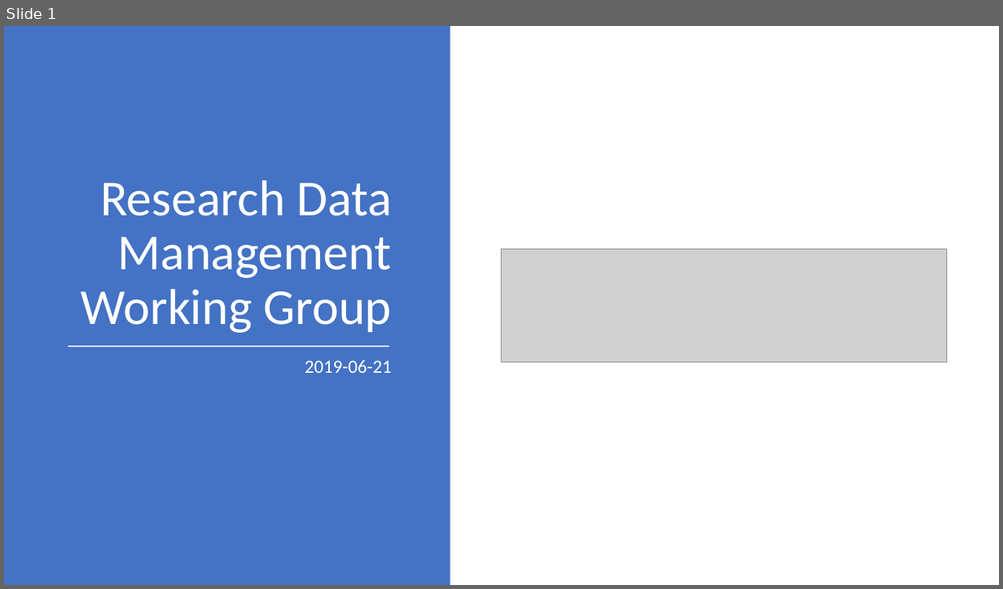
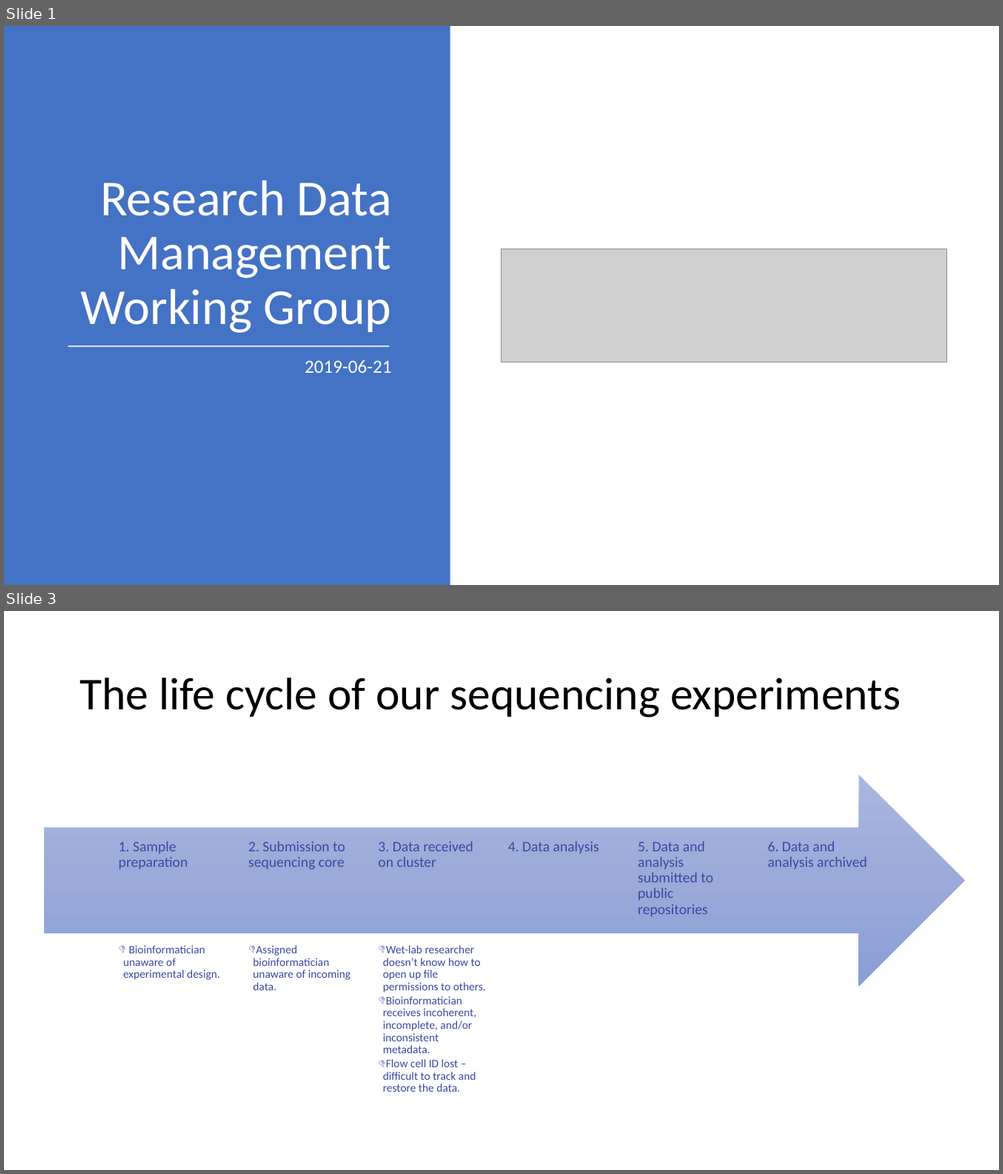
Before and after one commit to de-carvalho-lab/2019_06_Bell_RDMWorkingGroup, a slide deck: docs/Presentation_template.pptx. Shown one above the other, each under a label of ours: slide 1 before the commit, slides 1 and 3 after it; the slides between them are not shown. The pictures are 1003x589 and 1003x1174 pixels, drawn with LibreOffice and Linux fonts; fonts in the diff are those of the drawing; grey boxes stand for pictures. Boxes give left, top, right and bottom in pixels: in the first picture for what was removed or moved away, otherwise in the second. Text is boxed around its words. In the diff, an @@ line names an element or a change of style, - is before the commit and + after.

```diff
--- a/docs/Presentation_template.pptx
+++ b/docs/Presentation_template.pptx
@@ slide 3 added at [4,611,999,1170], background #FFFFFF @@
@@ title added at [79,678,900,718], 44 pt, text #000000 @@
+The life cycle of our sequencing experiments
@@ group added at [44,775,965,1092]: 9 texts, 1 right arrow @@
+6. Data and analysis archived
+5. Data and analysis submitted to public repositories
+4. Data analysis
+  👎 Wet-lab researcher doesn’t know how to open up file permissions to others.
+  👎 Bioinformatician receives incoherent, incomplete, and/or inconsistent metadata.
+  👎 Flow cell ID lost – difficult to track and restore the data.
+3. Data received on cluster
+  👎 Assigned bioinformatician unaware of incoming data.
+2. Submission to sequencing core
+  👎 Bioinformatician unaware of experimental design.
+1. Sample preparation
```
Also in this commit, not shown: 2 slides changed, 14 other files.
